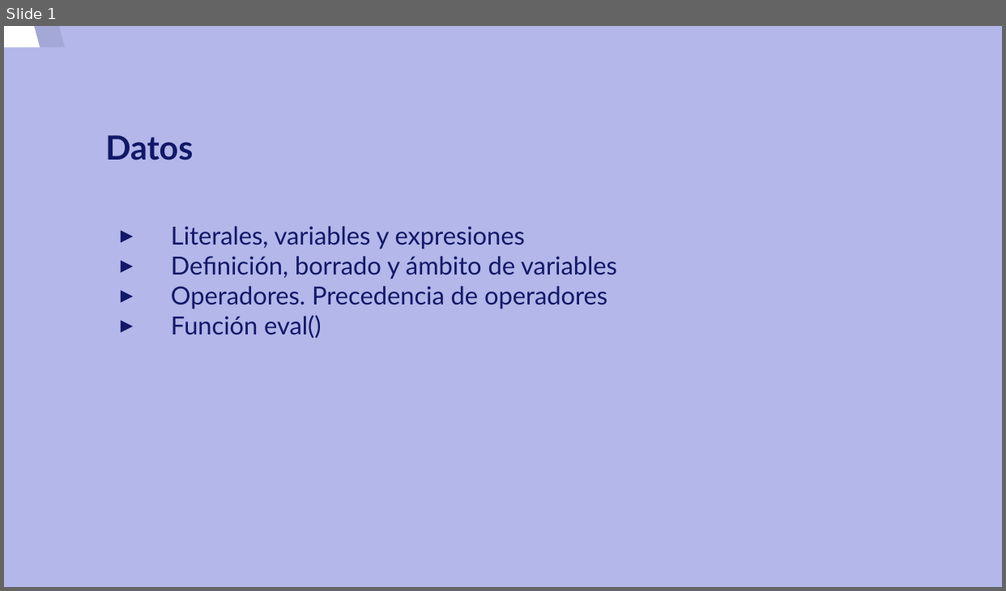
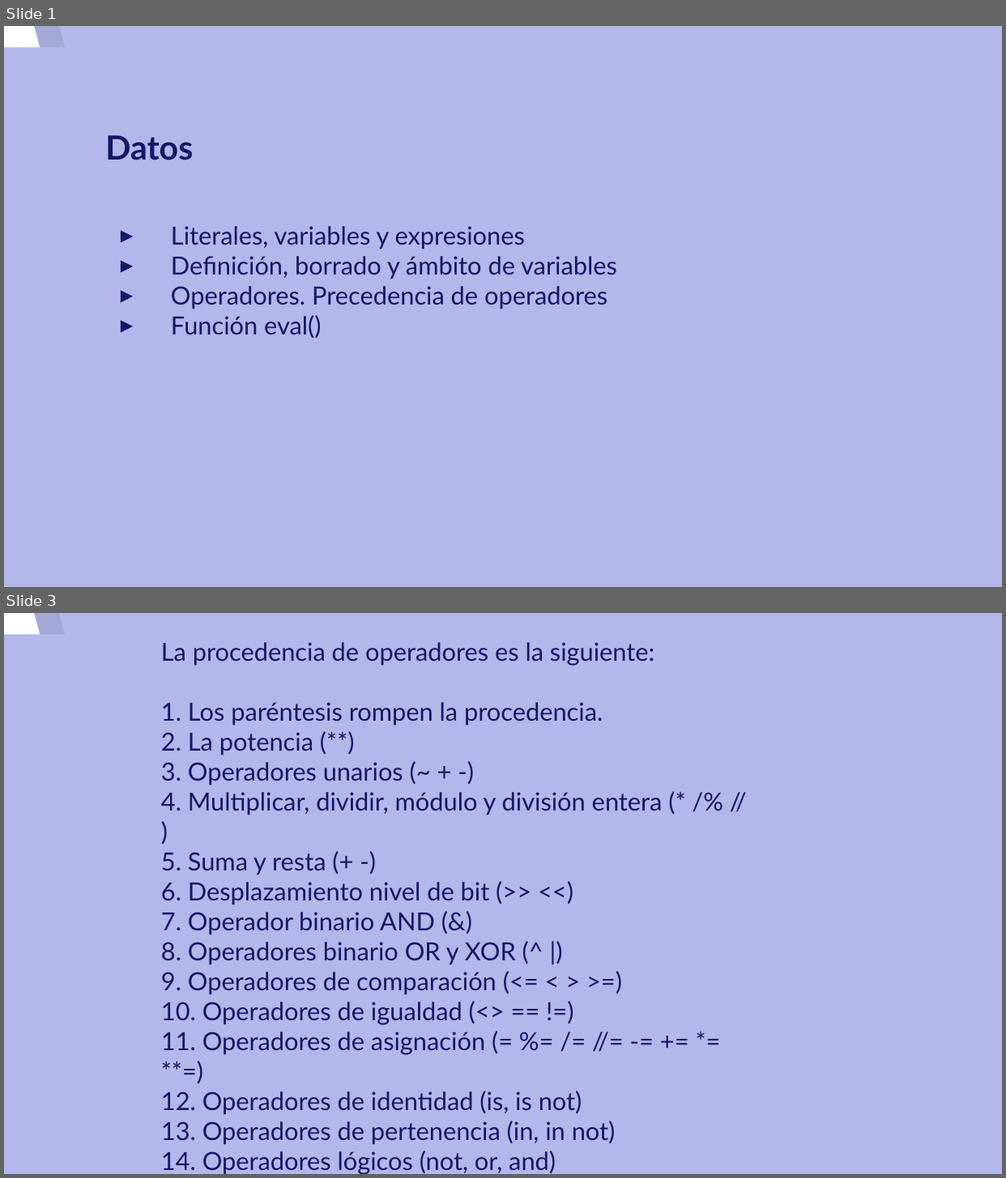
Before and after one commit to josedom24/curso_python3, a slide deck: curso/u8/u8.odp. Shown one above the other, each under a label of ours: slide 1 before the commit, slides 1 and 3 after it; the slides between them are not shown. The pictures are 1006x591 and 1006x1178 pixels, drawn with LibreOffice and Linux fonts; fonts in the diff are those of the drawing. Boxes give left, top, right and bottom in pixels: in the first picture for what was removed or moved away, otherwise in the second. Text is boxed around its words. In the diff, an @@ line names an element or a change of style, - is before the commit and + after.

```diff
--- a/curso/u8/u8.odp
+++ b/curso/u8/u8.odp
@@ slide 3 added at <box>4,613,1002,1174</box>, background #B3B7E9; not listed: 2 template elements that a slide beside it also shows @@
@@ text added at <box>161,642,663,1174</box>, 18 pt, text #121867 @@
+La procedencia de operadores es la siguiente:
+1. Los paréntesis rompen la procedencia.
+2. La potencia (**)
+3. Operadores unarios (~ + -)
+4. Multiplicar, dividir, módulo y división entera (* /% // )
+5. Suma y resta (+ -)
+6. Desplazamiento nivel de bit (>> <<)
+7. Operador binario AND (&)
+8. Operadores binario OR y XOR (^ |)
+9. Operadores de comparación (<= < > >=)
+10. Operadores de igualdad (<> == !=)
+11. Operadores de asignación (= %= /= //= -= += *= **=)
+12. Operadores de identidad (is, is not)
+13. Operadores de pertenencia (in, in not)
+14. Operadores lógicos (not, or, and)
```
Also in this commit, not shown: 1 other slide added, 2 other files.
